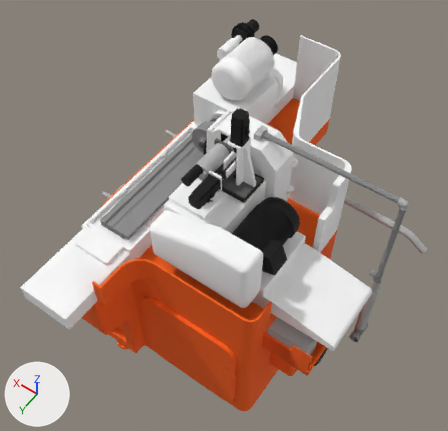
Two versions of the FBX model Assets/Project/3D_Object/GrindingMachine/GrindingMachine.FBX, one commit apart.
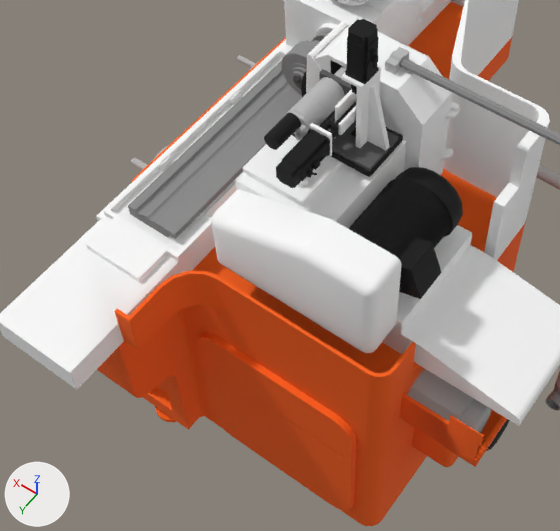
There are two pictures of each version: one whole from a camera (50 mm lens) standing at (-1.143, 1.663, 3.276) and looking at (-0.031, 0.106, 0.83), one close up on the part from 5% to 80% of the width and 23% to 96% of the height. The lights are fixed; the arrows at lower left show +X, +Y and +Z. Where no turn or scale is listed for an object, it has been applied to the vertices. Vertices at the same position are counted once.

Objects in the first close-up: 'Body', '主軸', '砂輪A'.
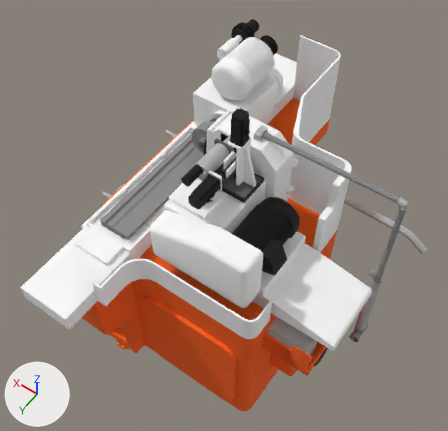
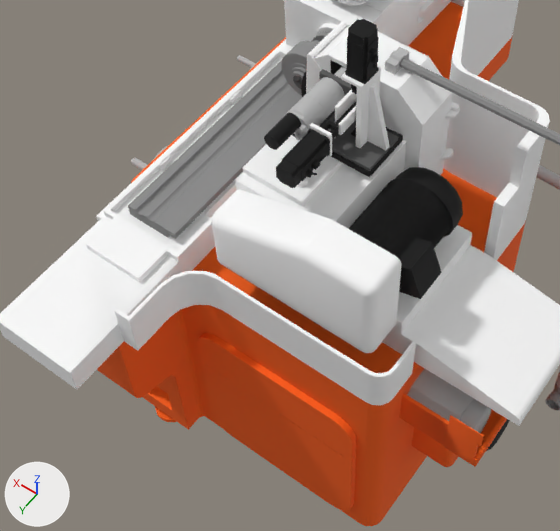
Pixel boxes (x1, y1, x2, y2) of what changed, in the close-ups (560 x 531 px):
part 1 of me_mesh, built on: (193, 280, 412, 465) in both
part 2 of me_mesh, recoloured: (115, 271, 416, 377) in both

The change in detail:
me_mesh is used by ob_body; location (0.0, 0.0, 0.0).
me_mesh had 6187 vertices, 11130 faces and spanned x -0.92..0.6, y -0.97..1.03, z 0.0..1.6.
me_mesh now has 6192 vertices, 11140 faces and spans x -0.92..0.6, y -0.97..1.03, z 0.0..1.6.
Part 1, on me_mesh:
19 faces are deleted.
5 new vertices lie (0.0, 0.0, 0.36) away from vertices in x -0.55..-0.5, y 0.58..0.63, z 0.52.
11 new faces join them, mat_white (white #fcfcfc).
18 new faces join them, mat_orange (orange #ff6000).
me_mesh part 2: 112 faces spanning x -0.55..0.12, y 0.49..0.85, z 0.88..1.03 switch from mat_orange (orange #ff6000) to mat_white (white #fcfcfc).
